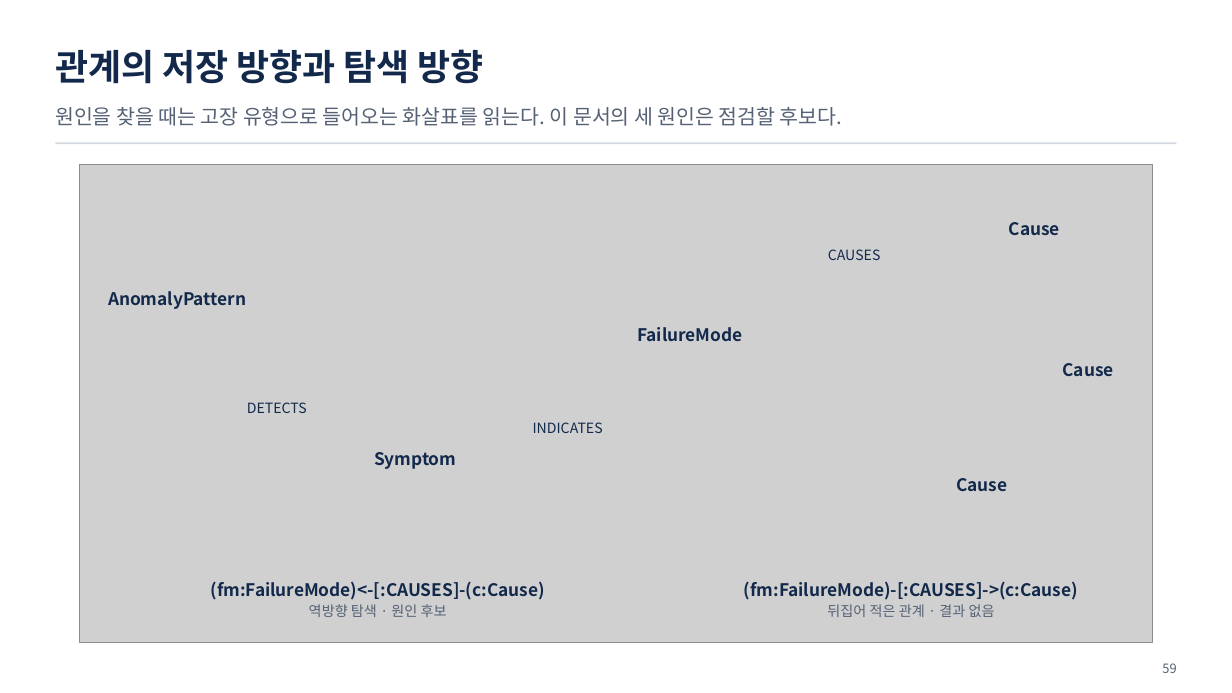
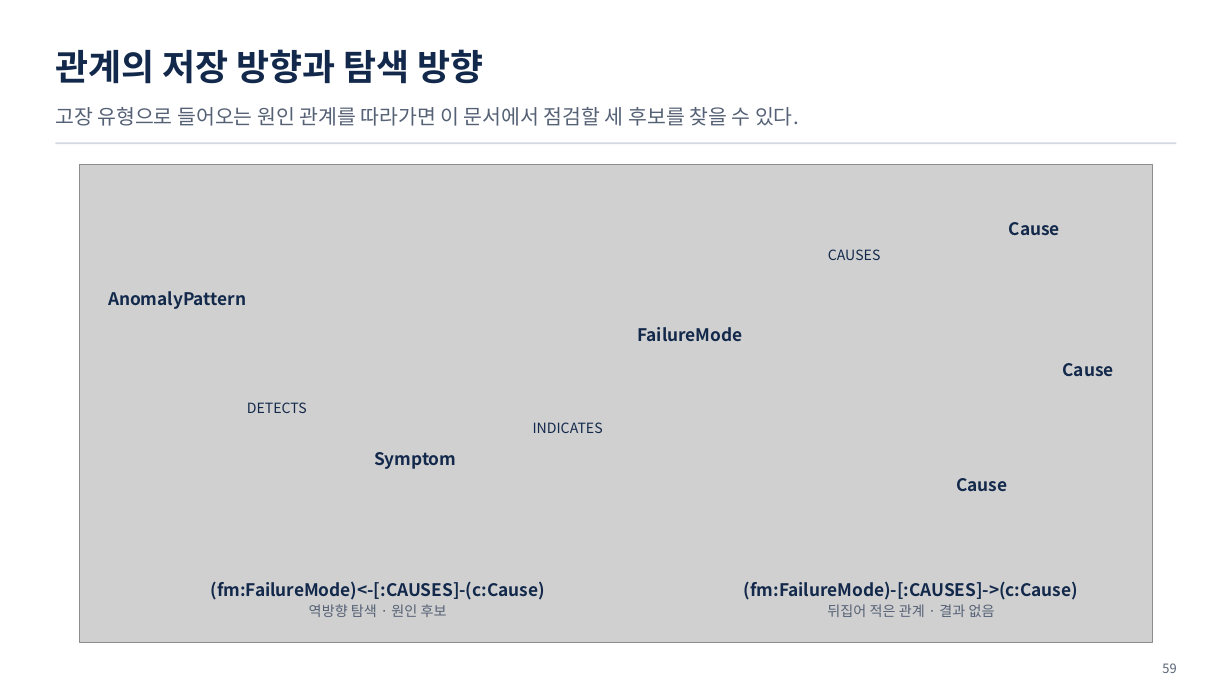
Before and after one commit to uengine-oss/hyd-iot-edu, a slide deck: slide 59 of workspace/강의제작/산출물/통합반/이론/02회차/통합반_02일차.pptx. Drawn at 1232x693 pixels with LibreOffice and Linux fonts; fonts in the diff are those of the drawing; grey boxes stand for pictures. Boxes give left, top, right and bottom in pixels: in the first picture for what was removed or moved away, otherwise in the second. Text is boxed around its words. In the diff, an @@ line names an element or a change of style, - is before the commit and + after.

Commit message:
통합반 2회차 온라인 79장·3편을 동일 덱으로 확정하고 낭독·강조·쉼·제작명령을 인계

```diff
--- a/workspace/강의제작/산출물/통합반/이론/02회차/통합반_02일차.pptx
+++ b/workspace/강의제작/산출물/통합반/이론/02회차/통합반_02일차.pptx
@@ text at bbox=[55, 107, 799, 126]: text changed @@
-원인을 찾을 때는 고장 유형으로 들어오는 화살표를 읽는다. 이 문서의 세 원인은 점검할 후보다.
+고장 유형으로 들어오는 원인 관계를 따라가면 이 문서에서 점검할 세 후보를 찾을 수 있다.
```
Also in this commit, not shown: 6 other slides changed, 28 other files.
